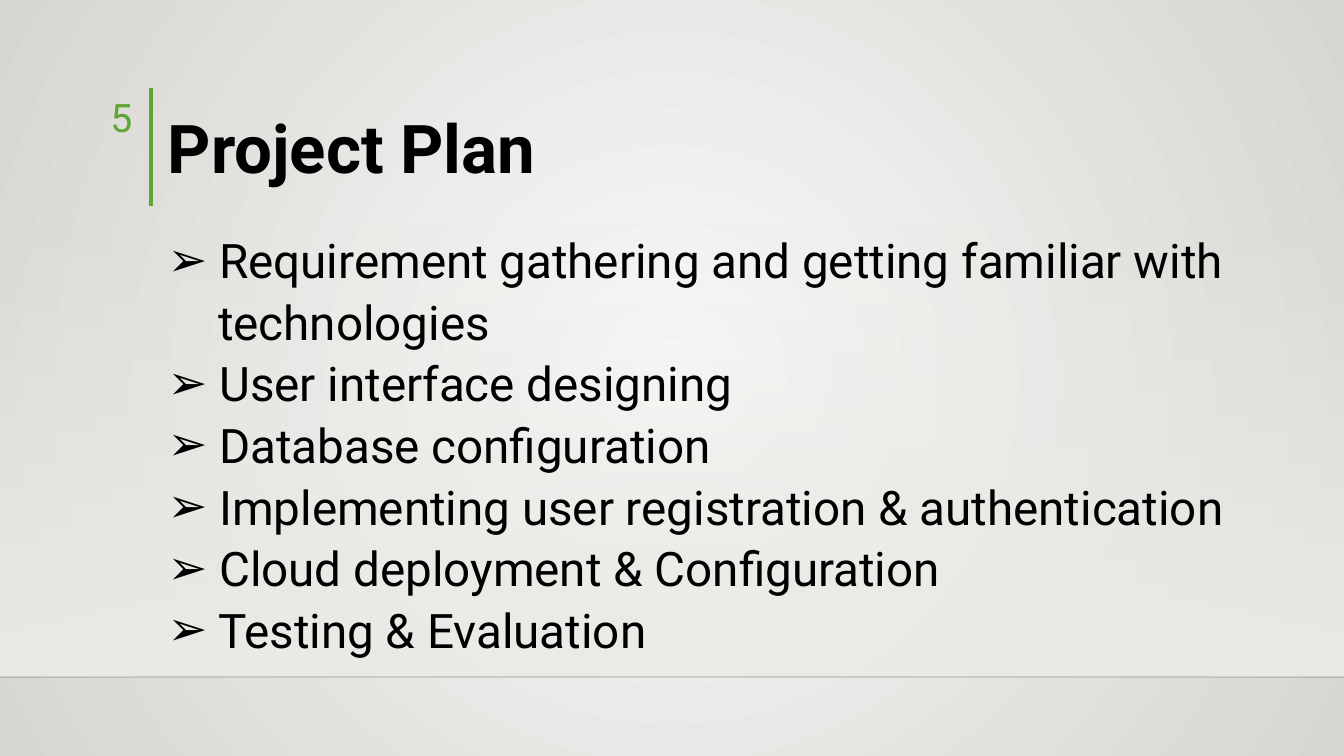
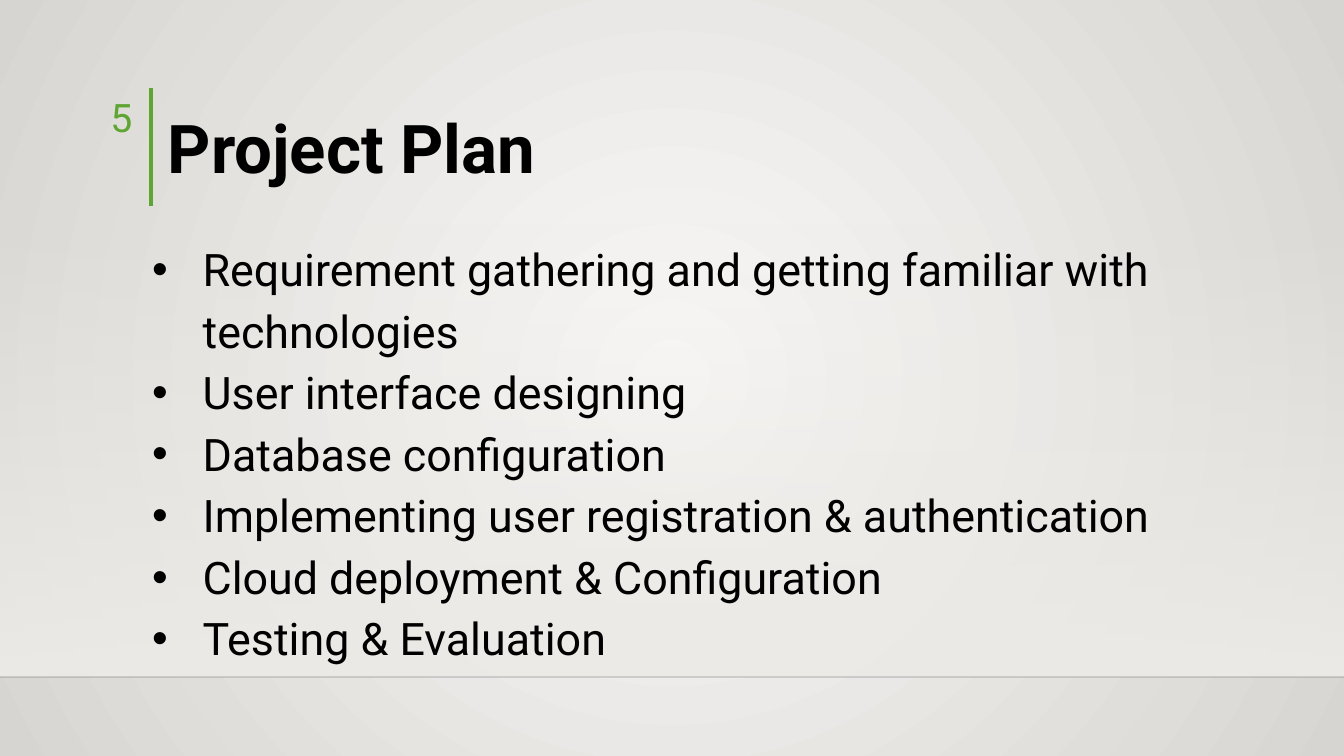
Before and after one commit to hisni/CO227-Project, a slide deck: slide 5 of Presantation/Presentation - Final.pptx. Drawn at 1344x756 pixels with LibreOffice and Linux fonts; fonts in the diff are those of the drawing; background and template pictures are left out. Boxes give left, top, right and bottom in pixels: in the first picture for what was removed or moved away, otherwise in the second. Text is boxed around its words. In the diff, an @@ line names an element or a change of style, - is before the commit and + after.

```diff
--- a/Presantation/Presentation - Final.pptx
+++ b/Presantation/Presentation - Final.pptx
@@ text "Requirement gathering and getting familiar ...": place and size @@
-text "Requirement gathering and getting familiar ..." at (218,242,1224,658)
+text "Requirement gathering and getting familiar ..." at (203,252,1149,665)
@@ text "Requirement gathering and getting familiar ..." at (203,252,1149,665): size 34 to 32 pt; bullet ➢ to • @@
```
Also in this commit, not shown: 7 other slides changed, 1 slide added, 1 other file.
